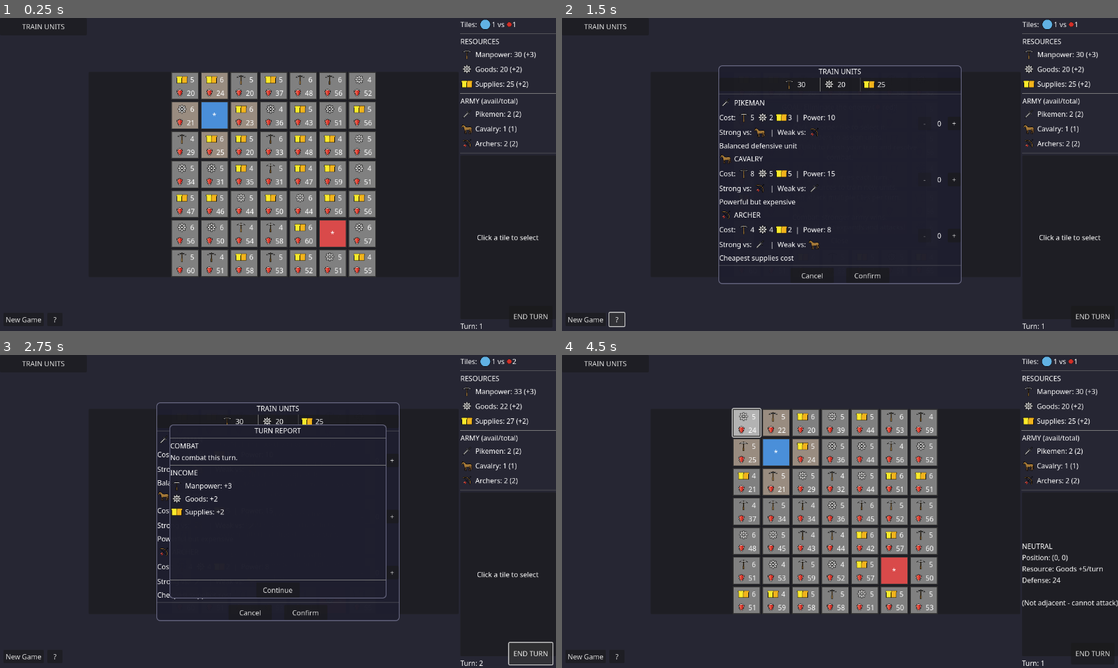
Above: before the commit, frames 1-4 (two rows, left to right).
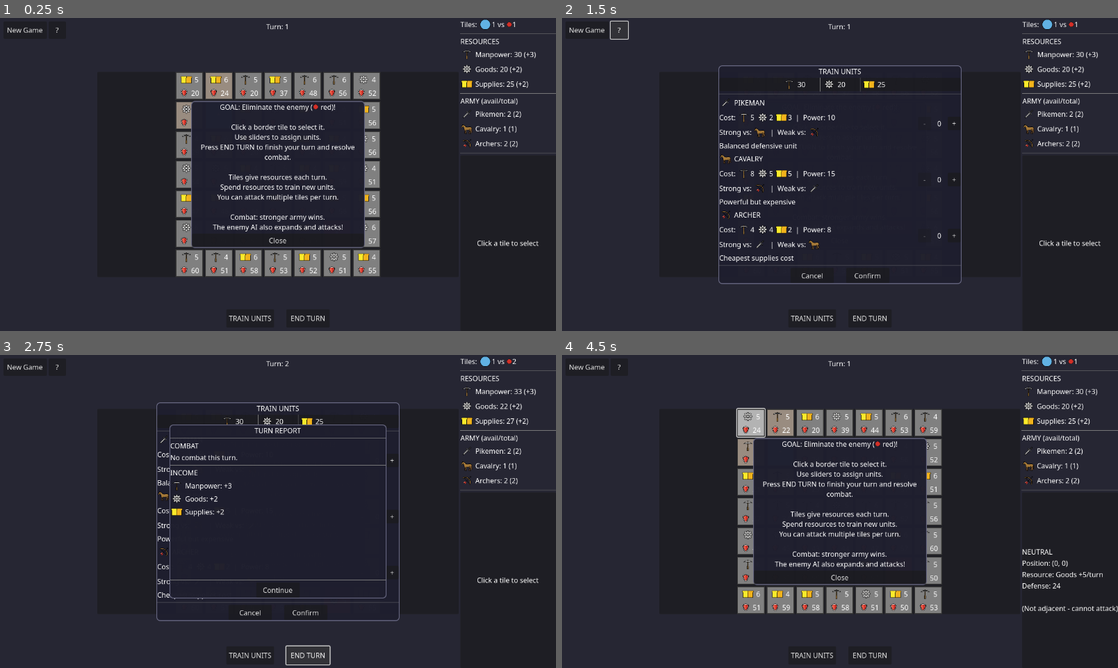
Above: after the commit, the same moments.

Repository: zoltan-szabo-boz/strategic-wars
Game: Godot game, scene res://scenes/main.tscn
The game is run twice, just before and just after one commit, with the same random seed, the same clock (stepped at 60 frames per second) and the same inputs.
Inputs (mouse positions are in pixels of both pictures, inside the frame that each line leads up to):
- Up to frame 1 (0.25 s): no input
- Up to frame 2 (1.5 s): click "TRAIN UNITS" at 0.5 s; click "?" at 1.25 s
- Up to frame 3 (2.75 s): click "END TURN" at 2 s
- Up to frame 4 (4.5 s): click "New Game" at 2.75 s; click "New Game" at 3.5 s; click (751, 423) at 4.27 s

The runs differ from the first frame. In frame 1, 17% of the frame differs, in the area x 1-99%, y 2-100%; in frame 2, 0.7%; in frame 3, 0.8%; in frame 4, 18%, in the area x 1-100%, y 2-100%.

Commit message:
Improvement: UI rearrangment

Diff:
--- a/scenes/main.tscn
+++ b/scenes/main.tscn
@@ -42,19 +42,9 @@
 grow_horizontal = 2
 grow_vertical = 2
 
-[node name="LeftPanel" type="VBoxContainer" parent="GameContainer"]
-custom_minimum_size = Vector2(200, 0)
-layout_mode = 2
-size_flags_horizontal = 0
-
-[node name="TrainUnitsBtn" type="Button" parent="GameContainer/LeftPanel"]
-custom_minimum_size = Vector2(0, 40)
-layout_mode = 2
-text = "TRAIN UNITS"
-
-[node name="Spacer" type="Control" parent="GameContainer/LeftPanel"]
-layout_mode = 2
-size_flags_vertical = 3
+[node name="LeftSpacer" type="Control" parent="GameContainer"]
+custom_minimum_size = Vector2(220, 0)
+layout_mode = 2
 
 [node name="MapPanel" type="PanelContainer" parent="GameContainer"]
 layout_mode = 2
@@ -141,9 +131,18 @@
 text = "Click a tile to select"
 vertical_alignment = 1
 
-[node name="TurnLabel" type="Label" parent="GameContainer/RightPanel"]
-layout_mode = 2
+[node name="TurnLabel" type="Label" parent="."]
+layout_mode = 1
+anchors_preset = 5
+anchor_left = 0.5
+anchor_right = 0.5
+offset_left = -50.0
+offset_top = 8.0
+offset_right = 50.0
+offset_bottom = 32.0
+grow_horizontal = 2
 text = "Turn: 1"
+horizontal_alignment = 1
 
 [node name="VictoryPanel" type="PanelContainer" parent="."]
 layout_mode = 1
@@ -165,43 +164,51 @@
 horizontal_alignment = 1
 vertical_alignment = 1
 
-[node name="NewGameBtn" type="Button" parent="."]
-layout_mode = 1
-anchors_preset = 2
+[node name="TopLeftButtons" type="HBoxContainer" parent="."]
+layout_mode = 1
+anchors_preset = 0
+offset_left = 8.0
+offset_top = 8.0
+offset_right = 160.0
+offset_bottom = 48.0
+
+[node name="NewGameBtn" type="Button" parent="TopLeftButtons"]
+custom_minimum_size = Vector2(100, 35)
+layout_mode = 2
+text = "New Game"
+
+[node name="HelpBtn" type="Button" parent="TopLeftButtons"]
+custom_minimum_size = Vector2(40, 35)
+layout_mode = 2
+text = "?"
+
+[node name="BottomButtons" type="HBoxContainer" parent="."]
+layout_mode = 1
+anchors_preset = 7
+anchor_left = 0.5
 anchor_top = 1.0
+anchor_right = 0.5
 anchor_bottom = 1.0
-offset_left = 8.0
-offset_top = -42.0
-offset_right = 101.0
-offset_bottom = -11.0
+offset_left = -120.0
+offset_top = -50.0
+offset_right = 120.0
+offset_bottom = -8.0
+grow_horizontal = 2
 grow_vertical = 0
-text = "New Game"
-
-[node name="HelpBtn" type="Button" parent="."]
-layout_mode = 1
-anchors_preset = 2
-anchor_top = 1.0
-anchor_bottom = 1.0
-offset_left = 109.0
-offset_top = -42.0
-offset_right = 144.0
-offset_bottom = -11.0
-grow_vertical = 0
-text = "?"
-
-[node name="EndTurnBtn" type="Button" parent="."]
-layout_mode = 1
-anchors_preset = 3
-anchor_left = 1.0
-anchor_top = 1.0
-anchor_right = 1.0
-anchor_bottom = 1.0
-offset_left = -108.0
-offset_top = -58.0
-offset_right = -8.0
-offset_bottom = -8.0
-grow_horizontal = 0
-grow_vertical = 0
+alignment = 1
+
+[node name="TrainUnitsBtn" type="Button" parent="BottomButtons"]
+custom_minimum_size = Vector2(110, 40)
+layout_mode = 2
+text = "TRAIN UNITS"
+
+[node name="Spacer" type="Control" parent="BottomButtons"]
+custom_minimum_size = Vector2(20, 0)
+layout_mode = 2
+
+[node name="EndTurnBtn" type="Button" parent="BottomButtons"]
+custom_minimum_size = Vector2(100, 40)
+layout_mode = 2
 text = "END TURN"
 
 [node name="HelpPanel" type="PanelContainer" parent="."]
--- a/scripts/main.gd
+++ b/scripts/main.gd
@@ -187,7 +187,7 @@
 		push_error("MapContainer not found!")
 		return
 
-	turn_label = get_node_or_null("GameContainer/RightPanel/TurnLabel")
+	turn_label = get_node_or_null("TurnLabel")
 	tiles_label = get_node_or_null("GameContainer/RightPanel/TilesLabel")
 	manpower_label = get_node_or_null("GameContainer/RightPanel/ManpowerLabel")
 	goods_label = get_node_or_null("GameContainer/RightPanel/GoodsLabel")
@@ -199,7 +199,7 @@
 	tile_info_panel = get_node_or_null("GameContainer/RightPanel/TileInfoPanel")
 	tile_info_label = get_node_or_null("GameContainer/RightPanel/TileInfoPanel/TileInfoLabel")
 
-	train_units_btn = get_node_or_null("GameContainer/LeftPanel/TrainUnitsBtn")
+	train_units_btn = get_node_or_null("BottomButtons/TrainUnitsBtn")
 
 	# Training panel
 	training_panel = get_node_or_null("TrainingPanel")
@@ -232,15 +232,15 @@
 	archer_slider = get_node_or_null("AssignPanel/VBox/ArcherRow/ArcherSlider")
 	archer_label = get_node_or_null("AssignPanel/VBox/ArcherRow/ArcherLabel")
 
-	end_turn_btn = get_node_or_null("EndTurnBtn")
+	end_turn_btn = get_node_or_null("BottomButtons/EndTurnBtn")
 
 	victory_panel = get_node_or_null("VictoryPanel")
 	victory_label = get_node_or_null("VictoryPanel/VictoryLabel")
 
-	help_btn = get_node_or_null("HelpBtn")
+	help_btn = get_node_or_null("TopLeftButtons/HelpBtn")
 	help_panel = get_node_or_null("HelpPanel")
 	close_help_btn = get_node_or_null("HelpPanel/VBox/CloseHelpBtn")
-	new_game_btn = get_node_or_null("NewGameBtn")
+	new_game_btn = get_node_or_null("TopLeftButtons/NewGameBtn")
 
 func _connect_signals() -> void:
 	if not map_container:
@@ -300,7 +300,7 @@
 	if victory_panel:
 		victory_panel.hide()
 	if help_panel:
-		help_panel.hide()
+		help_panel.show()
 	if training_panel:
 		training_panel.hide()
 	if turn_report_panel:
Not shown, changed: docs/index.html
Not shown, changed: docs/index.pck
